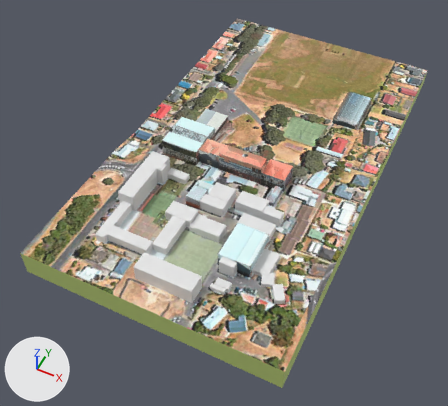
An edit to the glTF model public/maps/compressed/scots.gltf, drawn before and after from the same camera.
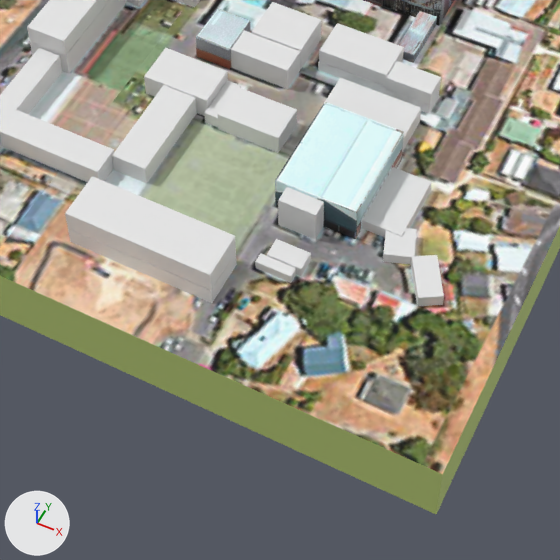
Old and new are each drawn whole from a 50 mm lens placed at (122.7, -239.4, 306.5), pointed at (-15.1, 36.0, -37.8) and again close up on the part from 24% to 74% of the width and 45% to 100% of the height. Lighting does not change. The marker at lower left points along +X, +Y and +Z. Where no turn or scale is listed for an object, it has been applied to the vertices. Vertices at the same position are counted once.

Names of what the first close-up shows: 'Chatres', 'Gym GYM11 GYM03 GYM02', 'ICT G14 G16', 'Mckinnon MK11 mk12 mk13 mk14 mk15', 'MckinnonBottom MK1 MK2 MK3 MK4 MK5', 'NBlock12 N1 N2', 'NBlock45 SL4 SL3 N5', 'New Ground', 'PrepBlock2 P5 P6 P7 P8', 'PrepBlock3 P4 P3 P2 P1', 'PrepUpstairs P14 P13 P12 P11', 'SBuilding S10', 'TechRoom2 WS01', 'WeightsRoom A12 GYM04'.
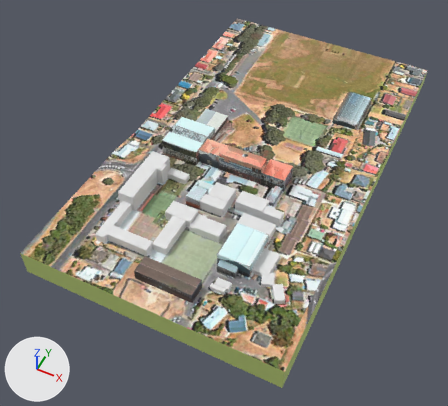
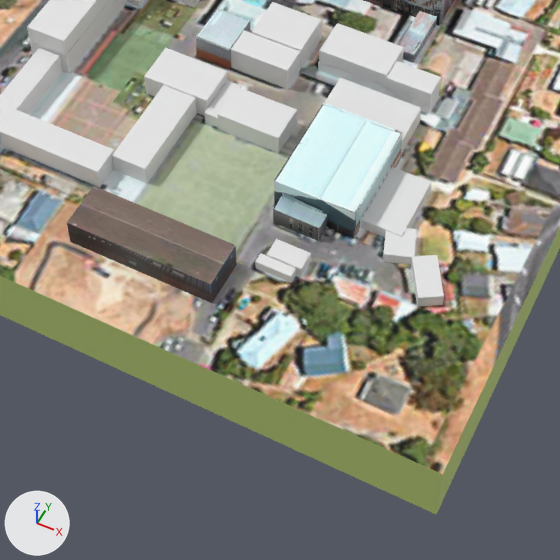
The change, as a diff of the scene's bpy script:
```diff
--- a/public/maps/compressed/scots.gltf.py
+++ b/public/maps/compressed/scots.gltf.py
@@ img_mck_gnd @@
+img_mck_gnd = load_image('mck-gnd', '_unpacked/mck-gnd', 500, 500, 'sRGB')
@@ img_mck_1st @@
+img_mck_1st = load_image('mck-1st', '_unpacked/mck-1st', 500, 500, 'sRGB')
@@ img_weights @@
+img_weights = load_image('weights', '_unpacked/weights', 500, 500, 'sRGB')
@@ mat_material_033 @@
 mat_material_033 = principled_material('Material.033')
-mat_material_033.base_color = (0.8, 0.8, 0.8)  # white #e7e7e7
+mat_material_033.texture = img_weights
@@ mat_material_034 @@
 mat_material_034 = principled_material('Material.034')
-mat_material_034.base_color = (0.8, 0.8, 0.8)  # white #e7e7e7
+mat_material_034.texture = img_mck_1st
@@ mat_material_035 @@
 mat_material_035 = principled_material('Material.035')
-mat_material_035.base_color = (0.8, 0.8, 0.8)  # white #e7e7e7
+mat_material_035.texture = img_mck_gnd
@@ me_cube_036 @@
 me_cube_036.from_pydata(...)  # 8 vertices, 12 faces; spans x -1.0..1.0, y -1.0..1.0, z -1.0..1.0
 # used by ob_mckinnon_mk11_mk12_mk13_mk14_mk15; location = (-3.9, -61.7, 1.5); scale = (19.8, 6.21, 3.17)
+# me_cube_036 part 1: texture (UV) coordinates of 10 of 12 faces, centred in x -1.0..1.0, y -1.0..1.0, z -0.33..1.0, changed; they spanned u 0.38..0.88, v 0.0..1.0 and now span u 0.01..1.0, v 0.0..0.99
 me_cube_036.materials.append(mat_material_034)
@@ ob_gym_gym11_gym03_gym02 @@
 ob_gym_gym11_gym03_gym02 = bpy.data.objects.new('Gym GYM11 GYM03 GYM02', me_cube_020)
-ob_gym_gym11_gym03_gym02.location = (27.4, -21.6, -2.7)
-ob_gym_gym11_gym03_gym02.scale = (11.0, 14.0, 5.89)
+ob_gym_gym11_gym03_gym02.location = (27.1, -21.6, -2.7)
+ob_gym_gym11_gym03_gym02.scale = (11.0, 14.0, 5.48)
@@ ob_weightsroom_a12_gym04 @@
 ob_weightsroom_a12_gym04 = bpy.data.objects.new('WeightsRoom A12 GYM04', me_cube_021)
-ob_weightsroom_a12_gym04.location = (24.6, -37.9, -2.8)
-ob_weightsroom_a12_gym04.scale = (5.08, 2.28, 5.16)
+ob_weightsroom_a12_gym04.location = (24.3, -37.9, -5.3)
+ob_weightsroom_a12_gym04.scale = (6.29, 2.28, 2.93)
@@ ob_mckinnon_mk11_mk12_mk13_mk14_mk15 @@
 ob_mckinnon_mk11_mk12_mk13_mk14_mk15 = bpy.data.objects.new('Mckinnon MK11 mk12 mk13 mk14 mk15', me_cube_036)
-ob_mckinnon_mk11_mk12_mk13_mk14_mk15.location = (-3.9, -61.7, 1.5)
-ob_mckinnon_mk11_mk12_mk13_mk14_mk15.scale = (19.8, 6.21, 3.17)
+ob_mckinnon_mk11_mk12_mk13_mk14_mk15.location = (-3.9, -61.7, -1.6)
+ob_mckinnon_mk11_mk12_mk13_mk14_mk15.scale = (19.8, 6.21, 2.33)
@@ ob_mckinnonbottom_mk1_mk2_mk3_mk4_mk5 @@
 ob_mckinnonbottom_mk1_mk2_mk3_mk4_mk5 = bpy.data.objects.new('MckinnonBottom MK1 MK2 MK3 MK4 MK5', me_cube_043)
-ob_mckinnonbottom_mk1_mk2_mk3_mk4_mk5.location = (-3.9, -61.7, -4.8)
-ob_mckinnonbottom_mk1_mk2_mk3_mk4_mk5.scale = (19.8, 6.21, 2.85)
+ob_mckinnonbottom_mk1_mk2_mk3_mk4_mk5.location = (-3.9, -61.7, -6.0)
+ob_mckinnonbottom_mk1_mk2_mk3_mk4_mk5.scale = (19.8, 6.21, 2.13)
```

Location of each change, (x1, y1, x2, y2) in pixels of the close-ups (560 x 560 px):
'Gym GYM11 GYM03 GYM02', moved, rescaled: before (275, 102, 404, 239); after (274, 103, 403, 239)
'Mckinnon MK11 mk12 mk13 mk14 mk15', surface changed, moved, rescaled: before (65, 176, 236, 290); after (67, 186, 236, 295)
'MckinnonBottom MK1 MK2 MK3 MK4 MK5', surface changed, moved, rescaled (7% shorter): before (68, 229, 237, 303); after (69, 234, 237, 303)
'WeightsRoom A12 GYM04', surface changed, moved, rescaled (17% wider, 15% shorter): before (278, 187, 324, 240); after (273, 196, 327, 241)
